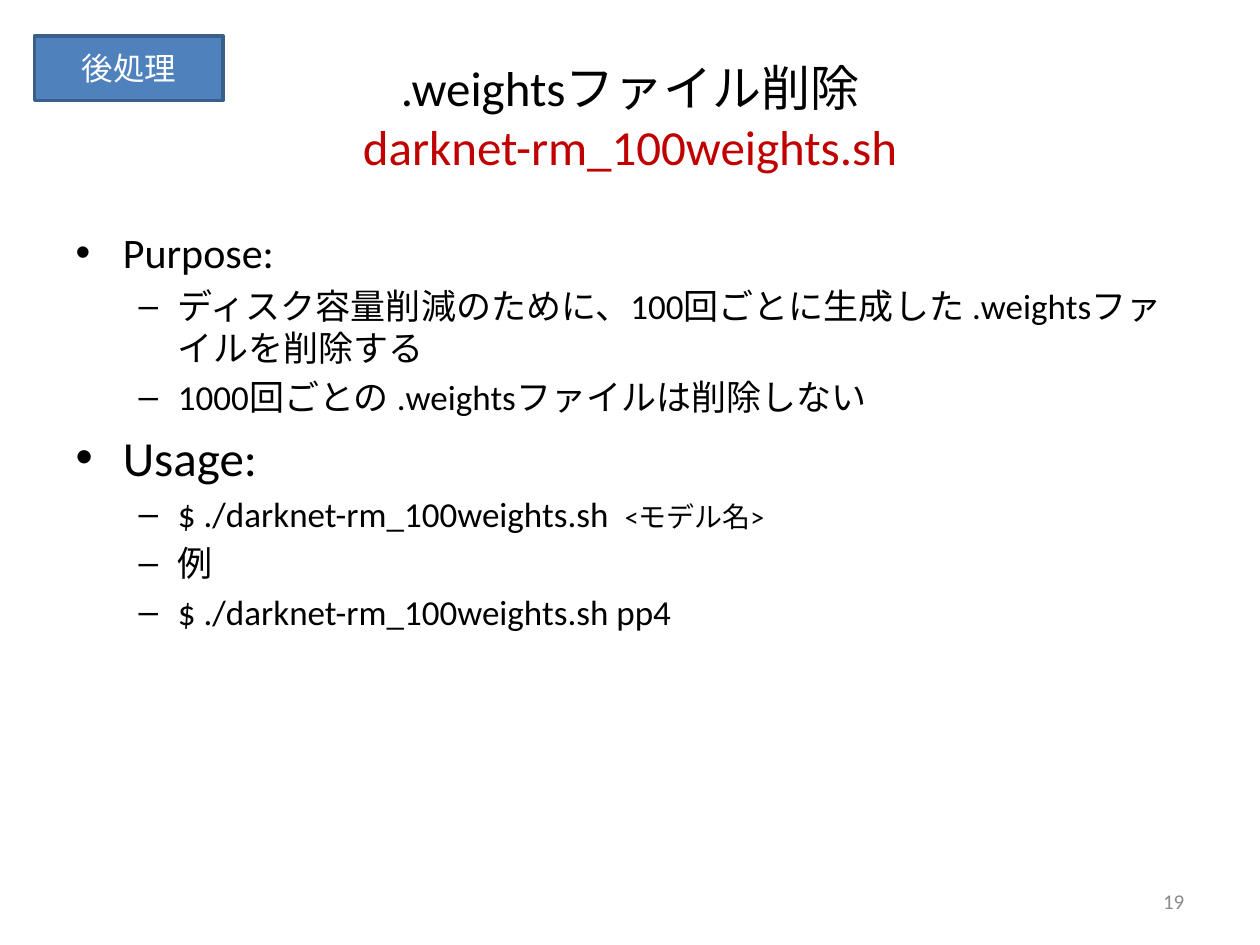
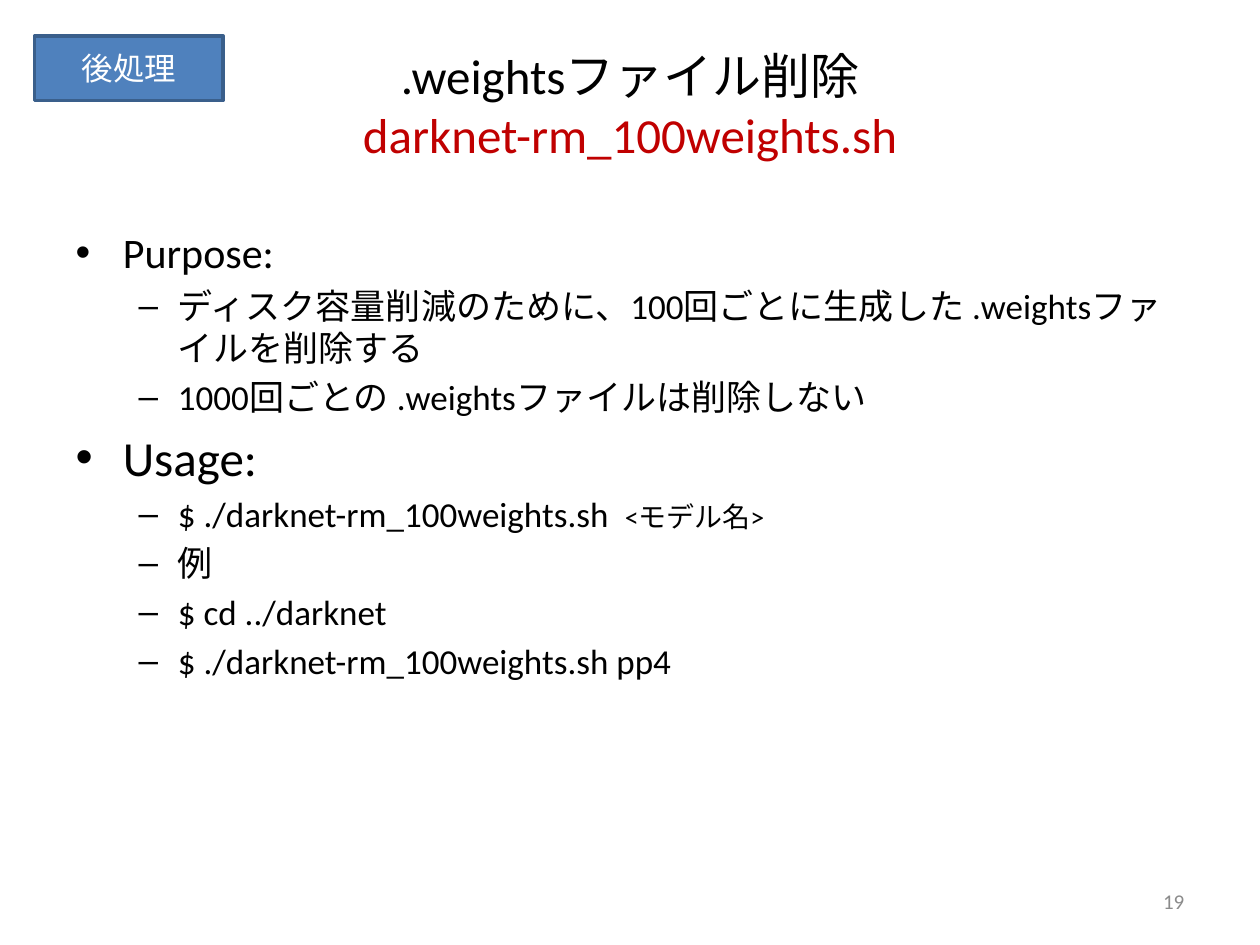
Before and after one commit to keides2/android-yolo-v2, a slide deck: slide 19 of docs/[PPTX] ごみ分別人工知能スマホアプリ作成手順.pptx. Drawn at 1260x945 pixels with LibreOffice and Linux fonts; fonts in the diff are those of the drawing. Boxes give left, top, right and bottom in pixels: in the first picture for what was removed or moved away, otherwise in the second. Text is boxed around its words. In the diff, an @@ line names an element or a change of style, - is before the commit and + after.

```diff
--- a/docs/[PPTX] ごみ分別人工知能スマホアプリ作成手順.pptx
+++ b/docs/[PPTX] ごみ分別人工知能スマホアプリ作成手順.pptx
@@ title ".weightsファイル削除 darknet-rm_100weights.sh": place and size @@
-title ".weightsファイル削除 darknet-rm_100weights.sh" at [363, 66, 897, 174]
+title ".weightsファイル削除 darknet-rm_100weights.sh" at [363, 54, 897, 162]
@@ text at [204, 600, 387, 627]: paragraph added @@
+  – $ cd ../darknet
```
Also in this commit, not shown: 18 other slides changed, 2 other files.
